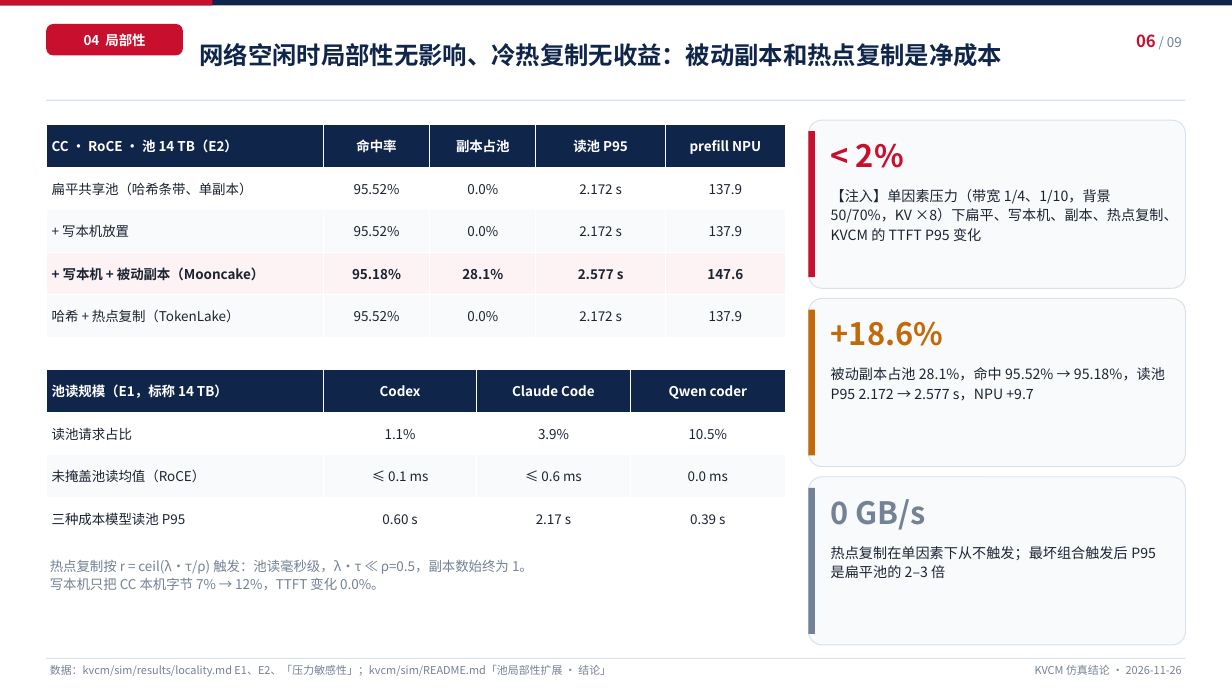
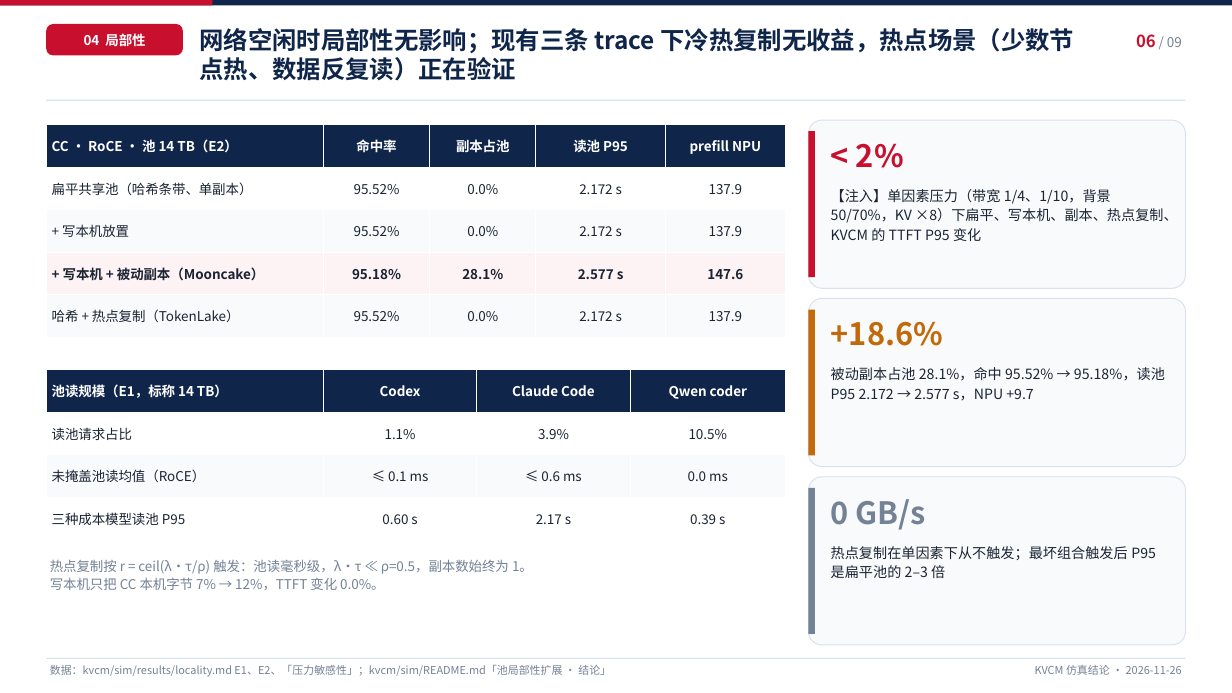
Before and after one commit to 5x8-40/lake, a slide deck: slide 6 of kvcm/report/KVCM-仿真结论-20261126.pptx. Drawn at 1232x693 pixels with LibreOffice and Linux fonts; fonts in the diff are those of the drawing. Boxes give left, top, right and bottom in pixels: in the first picture for what was removed or moved away, otherwise in the second. Text is boxed around its words. In the diff, an @@ line names an element or a change of style, - is before the commit and + after.

```diff
--- a/kvcm/report/KVCM-仿真结论-20261126.pptx
+++ b/kvcm/report/KVCM-仿真结论-20261126.pptx
@@ text at <box>200,28,1074,81</box>: text changed @@
-网络空闲时局部性无影响、冷热复制无收益：被动副本和热点复制是净成本
+网络空闲时局部性无影响；现有三条 trace 下冷热复制无收益，热点场景（少数节点热、数据反复读）正在验证
```
Also in this commit, not shown: 2 other slides changed, 1 other file.
